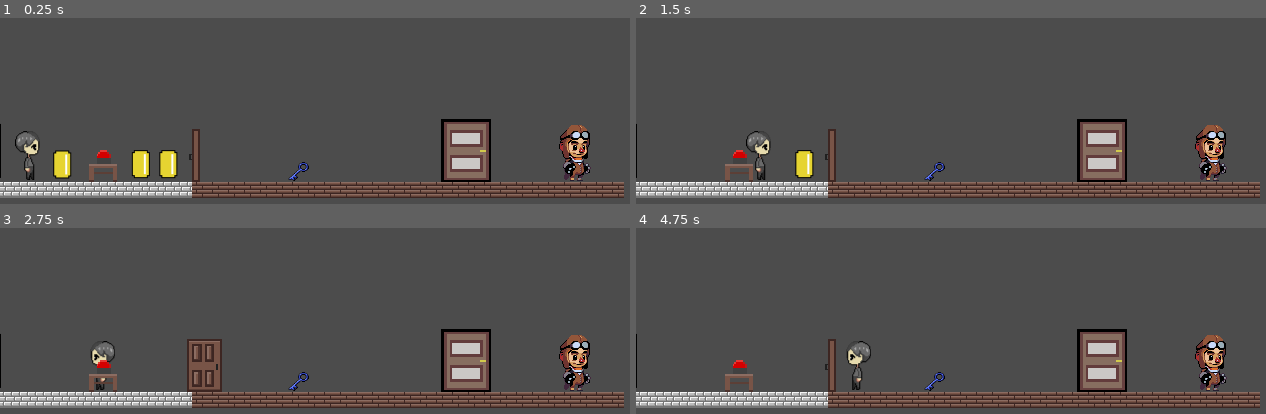
Above: before the commit, frames 1-4 (two rows, left to right).
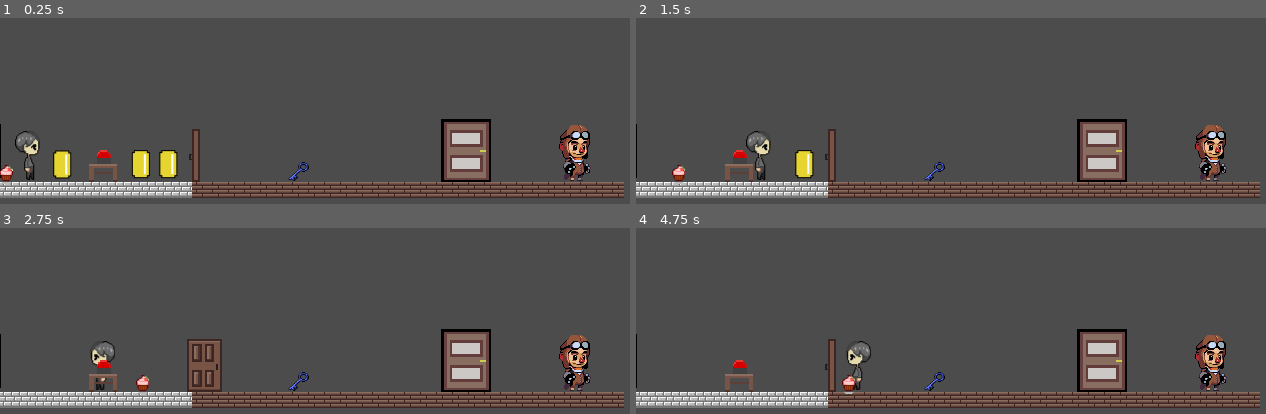
Above: after the commit, the same moments.

Repository: bkuon/Reverie
Game: Godot game, scene res://world.tscn
The game is run twice, just before and just after one commit, with the same random seed, the same clock (stepped at 60 frames per second) and the same inputs. The engine's default icon, where the game draws it, is replaced by a stand-in: a white triangle on a blue panel in a dark square.
Inputs:
- Up to frame 1 (0.25 s): no input
- Up to frame 2 (1.5 s): tap Enter at 0.5 s; hold Right (ui_right) from 0.53 s (still down); tap Z (interact) at 0.6 s; tap Up (ui_up) at 0.77 s; tap A (enter_door) at 1.35 s
- Up to frame 3 (2.75 s): tap Up (ui_up) at 1.52 s; tap Z (interact) at 1.55, 2.1 s; release Right (ui_right) at 2.03 s; hold Left (ui_left) from 2.03 s (still down)
- Up to frame 4 (4.75 s): release Left (ui_left) at 2.78 s; hold Right (ui_right) 2.78-4.28 s; tap Z (interact) at 2.85, 3.8, 4.35 s; tap Up (ui_up) at 3.02, 3.77, 4.52 s; tap A (enter_door) at 3.6 s; hold Left (ui_left) from 4.28 s (still down)

The runs differ from the first frame. In frame 1, 0.1% of the frame differs, in the area x 0-3%, y 79-90%; in frame 2, 0.1%; in frame 3, 0.1%; in frame 4, 0.2%, in the area x 32-35%, y 79-90%.

Commit message:
Added follower with times hints, made it so that player doesnt move when talking to NPC or key

Diff:
--- a/DialogueParser.gd
+++ b/DialogueParser.gd
@@ -23,6 +23,7 @@
 	if flags[obj]["has_choice"] and flags[obj]["start"] and !flags[obj]["decided"]:
 		make_decision(obj)
 	if flags[obj]["decided"]:
+		emit_signal("done_talking")
 		get_node("Panel").set_visible(false)
 
 #obj name refers to Area2D name. For key: bluekey. for door: doorObj, etc.
--- /dev/null
+++ b/FollowerObject.gd
@@ -0,0 +1,69 @@
+extends KinematicBody2D
+
+onready var Player = get_node("../MC_Sprite")
+onready var label = get_node("Panel/Label")
+onready var panel = get_node("Panel")
+const GRAVITY = 20
+const RESISTANCE = Vector2(0,-1)
+
+var motion = Vector2()
+var react_time = 300
+var direction = 0
+var next_direction = 0
+var next_direction_time = 0
+var action_time = 0
+var pos
+
+func _ready():
+	action_time = OS.get_ticks_msec() #for entering scene
+
+func _input(event):
+	if Input.is_action_just_pressed("ui_accept"):
+		action_time = OS.get_ticks_msec()
+
+func set_direction(target_direction):
+	if next_direction != target_direction:
+		next_direction = target_direction
+		next_direction_time = OS.get_ticks_msec() + react_time
+
+func _physics_process(delta):
+	if Player.position.x < position.x - 50:
+		set_direction(-1)
+	elif Player.position.x > position.x + 50:
+		set_direction(1)
+	else:
+		set_direction(0)
+
+	if OS.get_ticks_msec() > next_direction_time:
+		direction = next_direction
+
+	if OS.get_ticks_msec() - action_time > 10000:
+
+		#reset action time
+		action_time = OS.get_ticks_msec()
+
+		#check for events
+		if !Globals.unlocked:
+			label.set_text("Press the button!")
+		elif get_node("../keyObject") and get_node("../keyObject").can_speak:
+			label.set_text("Check out that key?")
+		elif get_node("../NPC") and get_node("../NPC").can_speak:
+			label.set_text("Hey! Who's that?'")
+		else:
+			label.set_text("Press 'a' to go through the door!")
+
+		#adjust panel display
+		if Player.position.x < position.x:
+			pos = Vector2(position.x + 20, position.y - 50)
+			panel.set_global_position(pos)
+		if Player.position.x > position.x:
+			pos = Vector2(position.x - 130, position.y - 50)
+			panel.set_global_position(pos)
+
+		#display panel for 5 seconds
+		panel.set_visible(true)
+		yield(get_tree().create_timer(5.0), "timeout")
+		panel.set_visible(false)
+
+	motion.x = 100 * direction
+	move_and_slide(motion, RESISTANCE)
--- a/KinematicBody2D.gd
+++ b/KinematicBody2D.gd
@@ -8,35 +8,39 @@
 var motion = Vector2()
 var obj_name: String
 var obj = null
+var can_move = true
 
 func _physics_process(delta):
 	#motion.y += GRAVITY
-
-	if Input.is_action_pressed("ui_right"):
-		motion.x= SPEED
-		$sprite.flip_h = false
-		$sprite.play("walk")
-	elif Input.is_action_pressed("ui_left"):
-		motion.x = -SPEED
-		$sprite.flip_h = true
-		$sprite.play("walk")
-	elif Input.is_action_just_pressed("interact"):
-		if obj and obj_name != "" and obj_name != "Door" and obj.can_speak:
-			get_node("../DialogueParser").init_dialogue(obj_name)
+	if can_move:
+		if Input.is_action_pressed("ui_right"):
+			motion.x= SPEED
+			$sprite.flip_h = false
+			$sprite.play("walk")
+		elif Input.is_action_pressed("ui_left"):
+			motion.x = -SPEED
+			$sprite.flip_h = true
+			$sprite.play("walk")
 	#elif is_on_floor():
 		#if Input.is_action_just_pressed("ui_up")
 			#motion.y = JUMP
 		#else:
 			#$sprite.play("jump")
-	else:
-		motion.x=0
-		$sprite.play("idle")
+		else:
+			motion.x=0
+			$sprite.play("idle")
 
-	if Input.is_action_pressed("ui_left") and Input.is_action_pressed("ui_right"):
-		motion.x=0
-		$sprite.play("idle")
+		if Input.is_action_pressed("ui_left") and Input.is_action_pressed("ui_right"):
+			motion.x=0
+			$sprite.play("idle")
 
-	move_and_slide(motion,RESISTANCE)
+		move_and_slide(motion,RESISTANCE)
+
+	if Input.is_action_just_pressed("interact"):
+		if obj and obj_name != "" and obj_name != "Door" and obj.can_speak:
+			can_move = false
+			#$sprite.play("idle")
+			get_node("../DialogueParser").init_dialogue(obj_name)
 
 
 #signals when player is touching object.
@@ -46,6 +50,7 @@
 	obj = area.get_parent()
 
 
+
 func _on_Area2D_area_exited(area):
 	obj = ""
 
@@ -53,3 +58,4 @@
 func _on_DialogueParser_done_talking():
 	obj.can_interact = true
 	obj.can_speak = false
+	can_move = true
--- /dev/null
+++ b/Panel.gd
@@ -0,0 +1,4 @@
+extends Panel
+
+func _ready():
+	print(get_global_rect())
--- a/door.gd
+++ b/door.gd
@@ -1,6 +1,7 @@
 #Door.gd
 
 extends Area2D
+
 
 
 
--- a/world.tscn
+++ b/world.tscn
@@ -23,6 +23,8 @@
 [ext_resource path="res://DialogueParser.gd" type="Script" id=21]
 [ext_resource path="res://Door.tscn" type="PackedScene" id=22]
 [ext_resource path="res://icon.png" type="Texture" id=23]
+[ext_resource path="res://FollowerObject.gd" type="Script" id=24]
+[ext_resource path="res://images/Items/cupcake.png" type="Texture" id=25]
 
 [sub_resource type="SpriteFrames" id=1]
 animations = [ {
@@ -96,7 +98,6 @@
 [node name="keyObject" type="RigidBody2D" parent="." groups=[
 "inventoryItem",
 ]]
-editor/display_folded = true
 collision_layer = 2
 collision_mask = 2
 gravity_scale = 0.0
@@ -120,7 +121,6 @@
 shape = SubResource( 4 )
 
 [node name="doorObject" type="StaticBody2D" parent="."]
-editor/display_folded = true
 script = ExtResource( 7 )
 
 [node name="CollisionShape2D2" type="CollisionShape2D" parent="doorObject"]
@@ -150,11 +150,10 @@
 tile_data = PoolIntArray( 1769472, 1, 0, 1769473, 1, 0, 1769474, 1, 0, 1769475, 1, 0, 1769476, 1, 0, 1769477, 1, 0, 176 …(492 unchanged characters)…
 
 [node name="button" type="StaticBody2D" parent="."]
-editor/display_folded = true
 script = ExtResource( 10 )
 
 [node name="table_button" type="Area2D" parent="button"]
-position = Vector2( -1.52588e-005, 0 )
+position = Vector2( -1.52588e-05, 0 )
 collision_layer = 2
 __meta__ = {
 "_edit_group_": true
@@ -177,7 +176,6 @@
 shape = SubResource( 8 )
 
 [node name="CoinObject" type="StaticBody2D" parent="."]
-editor/display_folded = true
 script = ExtResource( 17 )
 
 [node name="Coin" type="Area2D" parent="CoinObject"]
@@ -194,7 +192,6 @@
 shape = SubResource( 5 )
 
 [node name="CoinObject2" type="StaticBody2D" parent="."]
-editor/display_folded = true
 script = ExtResource( 17 )
 
 [node name="Coin" type="Area2D" parent="CoinObject2"]
@@ -276,6 +273,34 @@
 
 [node name="CollisionShape2D" type="CollisionShape2D" parent="Boundary"]
 shape = SubResource( 10 )
+
+[node name="FollowerObject" type="KinematicBody2D" parent="."]
+position = Vector2( 5.83138, 424.657 )
+script = ExtResource( 24 )
+
+[node name="Sprite" type="Sprite" parent="FollowerObject"]
+position = Vector2( 0.351761, -0.746918 )
+texture = ExtResource( 25 )
+
+[node name="Panel" type="Panel" parent="FollowerObject"]
+visible = false
+margin_left = 5.0
+margin_top = -53.0
+margin_right = 124.0
+margin_bottom = -13.0
+__meta__ = {
+"_edit_use_anchors_": false
+}
+
+[node name="Label" type="Label" parent="FollowerObject/Panel"]
+margin_left = 1.0
+margin_top = 1.0
+margin_right = 117.0
+margin_bottom = 39.0
+align = 1
+valign = 1
+autowrap = true
+clip_text = true
 [connection signal="area_entered" from="MC_Sprite/Area2D" to="MC_Sprite" method="_on_Area2D_area_entered"]
 [connection signal="area_exited" from="MC_Sprite/Area2D" to="MC_Sprite" method="_on_Area2D_area_exited"]
 [connection signal="done_talking" from="DialogueParser" to="MC_Sprite" method="_on_DialogueParser_done_talking"]
Binary file added: images/Items/cupcake.png
Not shown, added: images/Items/cupcake.png.import
Not shown: 1 places in world.tscn that only renumber resources
